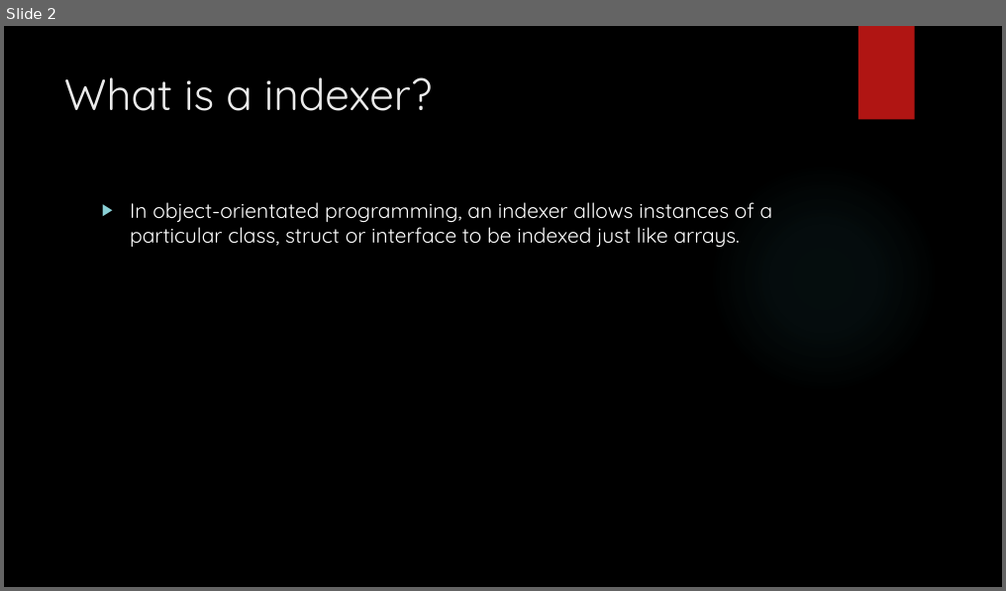
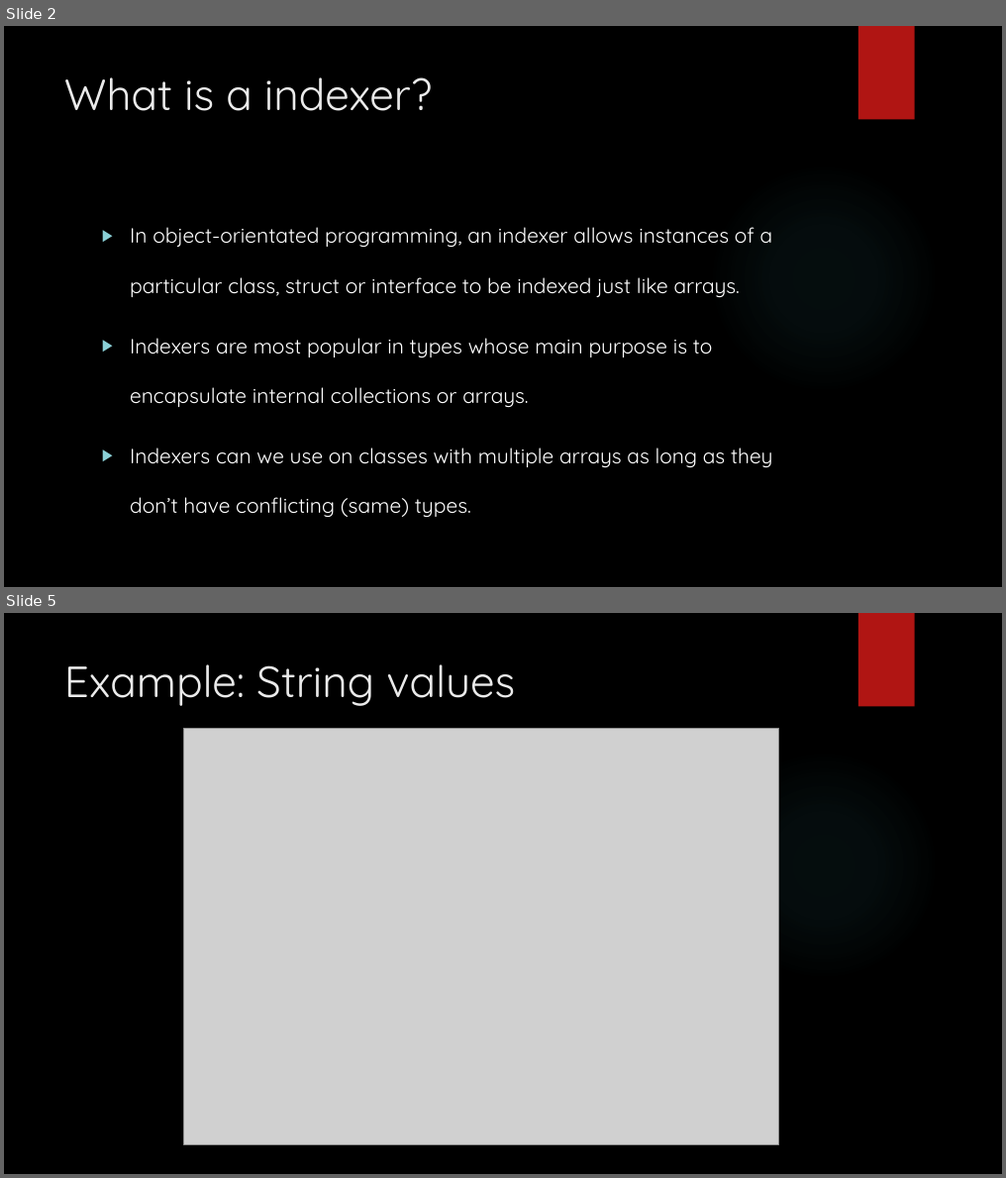
Before and after one commit to J-O-K-E-R/3717, a slide deck: 3951/Indexes.pptx. Shown one above the other, each under a label of ours: slide 2 before the commit, slides 2 and 5 after it; the slides between them are not shown. The pictures are 1006x591 and 1006x1178 pixels, drawn with LibreOffice and Linux fonts; fonts in the diff are those of the drawing; grey boxes stand for pictures; background and template pictures are left out. Boxes give left, top, right and bottom in pixels: in the first picture for what was removed or moved away, otherwise in the second. Text is boxed around its words. In the diff, an @@ line names an element or a change of style, - is before the commit and + after.

```diff
--- a/3951/Indexes.pptx
+++ b/3951/Indexes.pptx
@@ slide 5 added at (x1=4, y1=613, x2=1002, y2=1174), background picture (left out); not listed: 2 template elements that a slide beside it also shows @@
@@ title added at (x1=64, y1=664, x2=515, y2=706), 42 pt, text #EBEBEB @@
+Example: String values
@@ picture added at (x1=183, y1=728, x2=779, y2=1145) @@
@@ slide 2 changed as well @@
@@ text at (x1=130, y1=227, x2=773, y2=298): line spacing 1 to 2 @@
@@ text at (x1=130, y1=338, x2=773, y2=518): paragraphs added @@
+▶ Indexers are most popular in types whose main purpose is to encapsulate internal collections or arrays.
+▶ Indexers can we use on classes with multiple arrays as long as they don’t have conflicting (same) types.
```
Also in this commit, not shown: 1 other slide changed, 4 other slides added.
